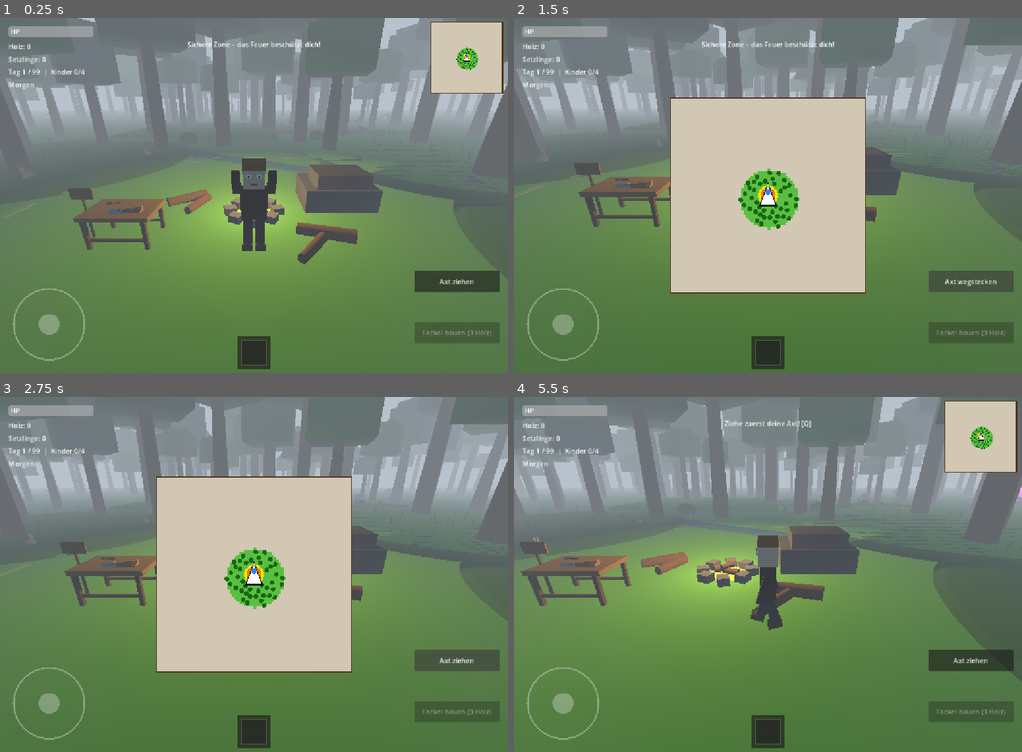
Above: before the commit, frames 1-4 (two rows, left to right).
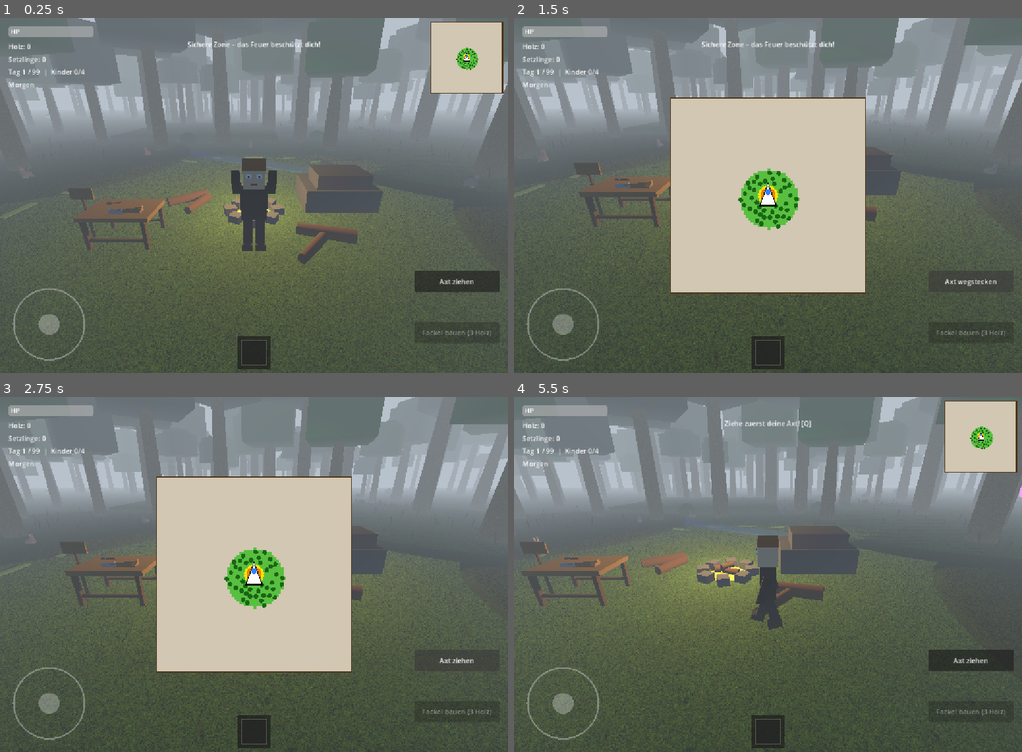
Above: after the commit, the same moments.

Repository: thieso2/99JahreImWald
Game: Godot game, scene res://scenes/main.tscn
Same seed, same stepped clock (60 frames per second), same inputs: the game is played once before the commit and once after it.
Inputs (mouse positions are in pixels of both pictures, inside the frame that each line leads up to):
- Up to frame 1 (0.25 s): no input
- Up to frame 2 (1.5 s): tap Enter at 0.5 s; drag from (981, 57) to (818, 117) at 0.52 s; click "Axt ziehen" at 1.25 s
- Up to frame 3 (2.75 s): click "Axt wegstecken" at 2 s
- Up to frame 4 (5.5 s): tap Space (action_jump) at 2.75 s; drag from (666, 592) to (742, 645) at 2.77 s; move the mouse to (818, 496) at 3.52 s; hold D (move_right) 3.53-4.25 s; hold F (action_plant) 3.53-4.25 s; drag from (742, 645) to (615, 521) at 4.27 s; tap Enter at 5 s; move the mouse to (920, 627) at 5.02 s; hold A (move_left) from 5.03 s (still down); hold T (action_toggle_torch) from 5.03 s (still down); tap E (action_chop) at 5.27 s

The runs differ from the first frame. In frame 1, 42% of the frame differs, in the area x 0-100%, y 38-100%; in frame 2, 36%; in frame 3, 36%; in frame 4, 46%, in the area x 0-100%, y 35-100%.

Commit message:
Echte Foto-Texturen für Wiese, Fels und Bäume (CC0 von ambientCG)
- 3 Textursets (1K, Color + Normal-Map) in game/assets/textures/,
  Lizenz-Hinweis in LICENSE.md (alle CC0/Public Domain)
- Waldboden, Wiesen, Plateaus und Grasflächen: Gras-Textur mit
  verschiedenen Grün-Tönungen
- Unterwelt komplett (Wände, Boden, Decke, Felsbrocken, Stalagmiten,
  Stalaktiten): Fels-Textur statt prozeduraler Noise-Muster
- Baumstämme und Unterwelt-Wurzeln: Rinden-Textur
- World-Triplanar-Mapping: verzerrungsfrei auf allen prozeduralen Meshes
- Fehlende .uid-Dateien der neuen Scripts committed

Co-Authored-By: Claude Fable 5 <noreply@anthropic.com>
Entire-Checkpoint: a79db2b2603c

Diff:
--- a/game/scripts/forest_generator.gd
+++ b/game/scripts/forest_generator.gd
@@ -21,9 +21,16 @@
 
 
 func _ready() -> void:
-	# Materialien vorbereiten
+	# Materialien vorbereiten – Stämme mit echter Rinden-Textur (CC0)
 	trunk_material = StandardMaterial3D.new()
-	trunk_material.albedo_color = Color(0.42, 0.28, 0.16, 1)
+	trunk_material.albedo_texture = preload("res://assets/textures/bark_color.jpg")
+	trunk_material.albedo_color = Color(1.0, 0.85, 0.7, 1)
+	trunk_material.normal_enabled = true
+	trunk_material.normal_texture = preload("res://assets/textures/bark_normal.jpg")
+	trunk_material.roughness = 0.95
+	trunk_material.uv1_triplanar = true
+	trunk_material.uv1_world_triplanar = true
+	trunk_material.uv1_scale = Vector3(0.8, 0.8, 0.8)
 
 	# Mischung aus Grün und Grau-Grün (wie im Roblox-Vorbild)
 	var green_colors := [
--- a/game/scripts/landscape_generator.gd
+++ b/game/scripts/landscape_generator.gd
@@ -37,6 +37,7 @@
 	rng.seed = 123  # Fester Seed für konsistente Landschaft
 
 	_create_materials()
+	_texture_main_ground()
 	_generate_plateaus()
 	_generate_tall_grass_areas()
 	_generate_ponds()
@@ -47,13 +48,41 @@
 	_generate_rocks()
 
 
+func _textured_mat(color_tex: Texture2D, normal_tex: Texture2D, tint: Color, uv_scale: float) -> StandardMaterial3D:
+	# Material mit echter Foto-Textur (CC0 von ambientCG)
+	# World-Triplanar: Textur liegt verzerrungsfrei auf allen Flächen, unabhängig von Mesh-UVs
+	var mat := StandardMaterial3D.new()
+	mat.albedo_texture = color_tex
+	mat.albedo_color = tint
+	mat.normal_enabled = true
+	mat.normal_texture = normal_tex
+	mat.roughness = 1.0
+	mat.uv1_triplanar = true
+	mat.uv1_world_triplanar = true
+	mat.uv1_scale = Vector3(uv_scale, uv_scale, uv_scale)
+	return mat
+
+
+func _texture_main_ground() -> void:
+	# Der große Waldboden aus main.tscn bekommt die Gras-Textur
+	var ground: Node = get_parent().get_node_or_null("Ground")
+	if not ground:
+		return
+	for child in ground.get_children():
+		if child is MeshInstance3D:
+			child.set_surface_override_material(0, grass_mat)
+
+
 func _create_materials() -> void:
-	# Gras
-	grass_mat = StandardMaterial3D.new()
-	grass_mat.albedo_color = Color(0.2, 0.5, 0.12, 1)
-
-	dark_grass_mat = StandardMaterial3D.new()
-	dark_grass_mat.albedo_color = Color(0.15, 0.4, 0.1, 1)
+	var grass_tex: Texture2D = preload("res://assets/textures/grass_color.jpg")
+	var grass_norm: Texture2D = preload("res://assets/textures/grass_normal.jpg")
+	var rock_tex: Texture2D = preload("res://assets/textures/rock_color.jpg")
+	var rock_norm: Texture2D = preload("res://assets/textures/rock_normal.jpg")
+
+	# Gras (Textur wird über den Farbton eingefärbt)
+	grass_mat = _textured_mat(grass_tex, grass_norm, Color(0.75, 0.95, 0.65, 1), 0.25)
+
+	dark_grass_mat = _textured_mat(grass_tex, grass_norm, Color(0.5, 0.65, 0.45, 1), 0.25)
 
 	# Busch-Farben (verschiedene Grüntöne)
 	var bush_colors := [
@@ -81,28 +110,22 @@
 	sand_mat.albedo_color = Color(0.72, 0.62, 0.42, 1)
 
 	# Plateaus (Grasdecke oben)
-	plateau_mat = StandardMaterial3D.new()
-	plateau_mat.albedo_color = Color(0.28, 0.58, 0.16, 1)
+	plateau_mat = _textured_mat(grass_tex, grass_norm, Color(0.85, 1.0, 0.7, 1), 0.25)
 
 	# Plateau-Seiten (Erde/Stein)
-	plateau_side_mat = StandardMaterial3D.new()
-	plateau_side_mat.albedo_color = Color(0.4, 0.3, 0.2, 1)
+	plateau_side_mat = _textured_mat(rock_tex, rock_norm, Color(0.8, 0.6, 0.45, 1), 0.4)
 
 	# Hohes Gras
-	tall_grass_mat = StandardMaterial3D.new()
-	tall_grass_mat.albedo_color = Color(0.25, 0.55, 0.12, 1)
+	tall_grass_mat = _textured_mat(grass_tex, grass_norm, Color(0.7, 0.9, 0.55, 1), 0.5)
 
 	# Kurzes Gras (heller)
-	short_grass_mat = StandardMaterial3D.new()
-	short_grass_mat.albedo_color = Color(0.38, 0.68, 0.22, 1)
+	short_grass_mat = _textured_mat(grass_tex, grass_norm, Color(0.95, 1.0, 0.75, 1), 0.5)
 
 	# Wiese (helleres Grün)
-	meadow_mat = StandardMaterial3D.new()
-	meadow_mat.albedo_color = Color(0.35, 0.65, 0.2, 1)
+	meadow_mat = _textured_mat(grass_tex, grass_norm, Color(0.95, 1.0, 0.7, 1), 0.3)
 
 	# Steine
-	rock_mat = StandardMaterial3D.new()
-	rock_mat.albedo_color = Color(0.4, 0.38, 0.35, 1)
+	rock_mat = _textured_mat(rock_tex, rock_norm, Color(0.9, 0.88, 0.85, 1), 0.6)
 
 	# Blumen
 	var flower_colors := [
--- a/game/scripts/underground_world.gd
+++ b/game/scripts/underground_world.gd
@@ -31,54 +31,25 @@
 	_spawn_enemies()
 
 
-func _make_rock_material(base_color: Color, noise_seed: int, noise_scale: float = 4.0) -> StandardMaterial3D:
-	# Felsmaterial mit prozeduraler Noise-Textur und Normal-Map
-	# Triplanar-Mapping, damit die Textur auf allen Flächen ohne Verzerrung liegt
+func _make_rock_material(tint: Color, uv_scale: float) -> StandardMaterial3D:
+	# Echte Fels-Foto-Textur (CC0 von ambientCG) mit Normal-Map
+	# World-Triplanar: liegt verzerrungsfrei auf allen Flächen
 	var mat := StandardMaterial3D.new()
-	mat.albedo_color = base_color
+	mat.albedo_texture = preload("res://assets/textures/rock_color.jpg")
+	mat.albedo_color = tint
+	mat.normal_enabled = true
+	mat.normal_texture = preload("res://assets/textures/rock_normal.jpg")
 	mat.roughness = 0.95
-
-	# Farbvariation über Noise
-	var noise := FastNoiseLite.new()
-	noise.seed = noise_seed
-	noise.frequency = 0.02
-	noise.fractal_octaves = 4
-	var tex := NoiseTexture2D.new()
-	tex.noise = noise
-	tex.width = 256
-	tex.height = 256
-	tex.seamless = true
-	var ramp := Gradient.new()
-	ramp.set_color(0, Color(0.55, 0.5, 0.45, 1))
-	ramp.set_color(1, Color(1.15, 1.1, 1.05, 1))
-	tex.color_ramp = ramp
-	mat.albedo_texture = tex
-
-	# Normal-Map für Fels-Struktur (Licht bricht sich an Unebenheiten)
-	var nnoise := FastNoiseLite.new()
-	nnoise.seed = noise_seed + 1
-	nnoise.frequency = 0.05
-	nnoise.fractal_octaves = 5
-	var ntex := NoiseTexture2D.new()
-	ntex.noise = nnoise
-	ntex.width = 256
-	ntex.height = 256
-	ntex.seamless = true
-	ntex.as_normal_map = true
-	ntex.bump_strength = 8.0
-	mat.normal_enabled = true
-	mat.normal_texture = ntex
-	mat.normal_scale = 1.0
-
 	mat.uv1_triplanar = true
-	mat.uv1_scale = Vector3(noise_scale, noise_scale, noise_scale)
+	mat.uv1_world_triplanar = true
+	mat.uv1_scale = Vector3(uv_scale, uv_scale, uv_scale)
 	return mat
 
 
 func _create_materials() -> void:
-	rock_mat = _make_rock_material(Color(0.32, 0.3, 0.28, 1), 100, 3.0)
-	dark_rock_mat = _make_rock_material(Color(0.2, 0.18, 0.17, 1), 200, 4.0)
-	floor_mat = _make_rock_material(Color(0.28, 0.24, 0.21, 1), 300, 5.0)
+	rock_mat = _make_rock_material(Color(0.85, 0.8, 0.75, 1), 0.35)
+	dark_rock_mat = _make_rock_material(Color(0.5, 0.45, 0.42, 1), 0.45)
+	floor_mat = _make_rock_material(Color(0.75, 0.62, 0.5, 1), 0.3)
 
 
 func _build_cavern() -> void:
@@ -179,9 +150,16 @@
 	# Baumwurzeln hängen von der Decke – wir sind ja unter dem Wald!
 	var rng := RandomNumberGenerator.new()
 	rng.seed = 888
+	# Wurzeln mit echter Rinden-Textur
 	var root_mat := StandardMaterial3D.new()
-	root_mat.albedo_color = Color(0.35, 0.25, 0.15, 1)
-	root_mat.roughness = 0.9
+	root_mat.albedo_texture = preload("res://assets/textures/bark_color.jpg")
+	root_mat.albedo_color = Color(0.9, 0.8, 0.7, 1)
+	root_mat.normal_enabled = true
+	root_mat.normal_texture = preload("res://assets/textures/bark_normal.jpg")
+	root_mat.roughness = 0.95
+	root_mat.uv1_triplanar = true
+	root_mat.uv1_world_triplanar = true
+	root_mat.uv1_scale = Vector3(1.5, 1.5, 1.5)
 
 	for i in range(22):
 		var angle: float = rng.randf() * TAU
Binary file added: game/assets/textures/bark_color.jpg
Binary file added: game/assets/textures/bark_normal.jpg
Binary file added: game/assets/textures/grass_color.jpg
Binary file added: game/assets/textures/grass_normal.jpg
Binary file added: game/assets/textures/rock_color.jpg
Binary file added: game/assets/textures/rock_normal.jpg
Not shown, added: game/scripts/lost_child.gd.uid
Not shown, added: game/scripts/portal.gd.uid
Not shown, added: game/scripts/save_system.gd.uid
Not shown, added: game/scripts/underground_world.gd.uid
Not shown, added: game/scripts/wolf_enemy.gd.uid
Not shown, changed: PROGRESS.md
(and 1 more such lines)
